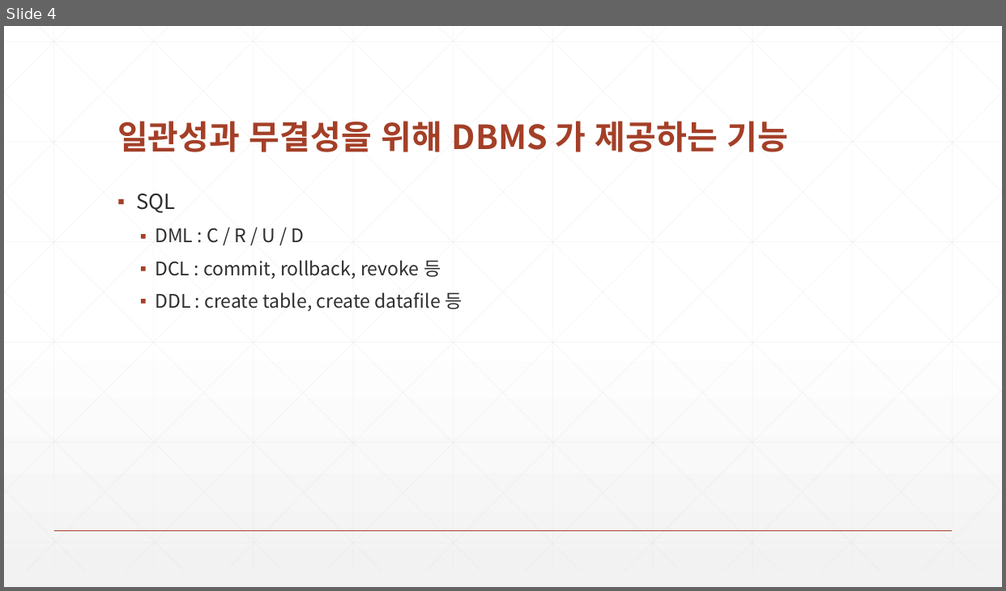
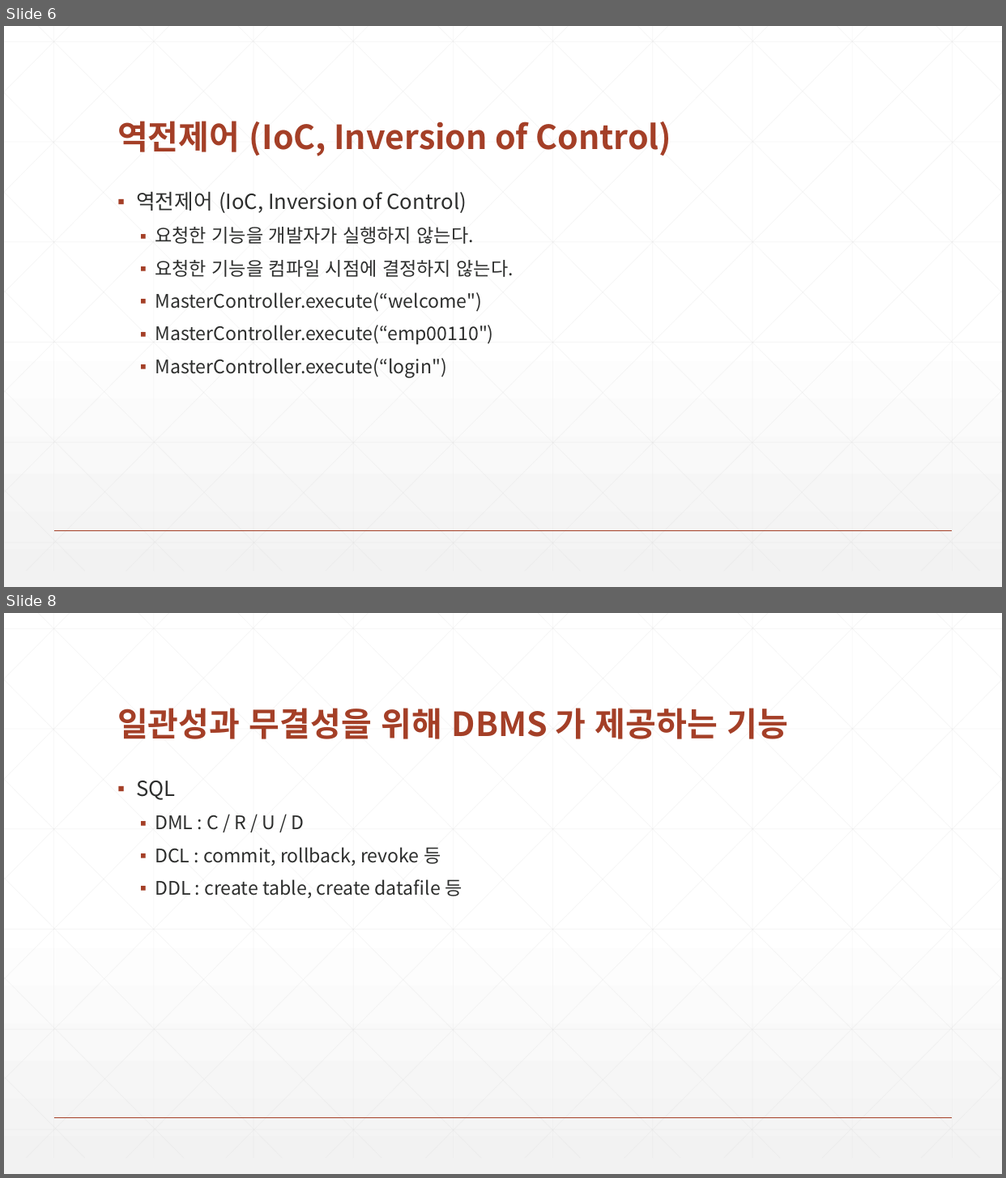
Before and after one commit to zeroshift01/code5, a slide deck: inflearn04/doc/교재.pptx. Shown one above the other, each under a label of ours: slide 4 before the commit, slides 6 and 8 after it; the slides between them are not shown. The pictures are 1006x591 and 1006x1178 pixels, drawn with LibreOffice and Linux fonts; fonts in the diff are those of the drawing. Boxes give left, top, right and bottom in pixels: in the first picture for what was removed or moved away, otherwise in the second. Text is boxed around its words. In the diff, an @@ line names an element or a change of style, - is before the commit and + after.

```diff
--- a/inflearn04/doc/교재.pptx
+++ b/inflearn04/doc/교재.pptx
@@ slide 6 added at [4, 26, 1002, 587], background gradient #FFFFFF to #F2F2F2; not listed: 47 template elements that a slide beside it also shows @@
@@ title added at [117, 121, 671, 156], 32 pt, text #A43F27, bold @@
+역전제어 (IoC, Inversion of Control)
@@ text added at [136, 191, 513, 378], 18 pt, text #2D2E2D @@
+▪ 역전제어 (IoC, Inversion of Control)
+  ▪ 요청한 기능을 개발자가 실행하지 않는다.
+  ▪ 요청한 기능을 컴파일 시점에 결정하지 않는다.
+  ▪ MasterController.execute(“welcome")
+  ▪ MasterController.execute(“emp00110")
+  ▪ MasterController.execute(“login")
@@ what was slide 4 is now slide 8 @@
```
Also in this commit, not shown: 3 slides changed, 3 other slides added.
